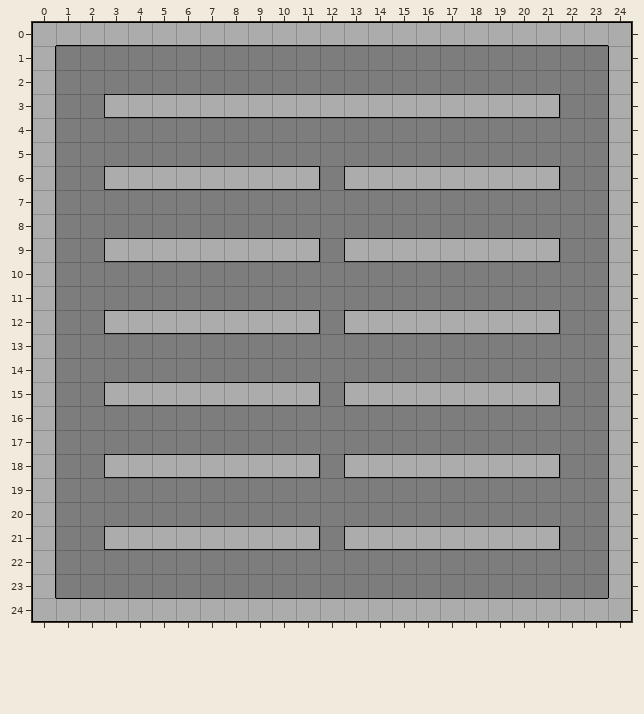
A Tiled map gets an edit: cocos/lvl1.tmx. Above: the version before the commit.
Cells are 32x32 px. Shown: x 0..24, y 0..24.
And afterwards:
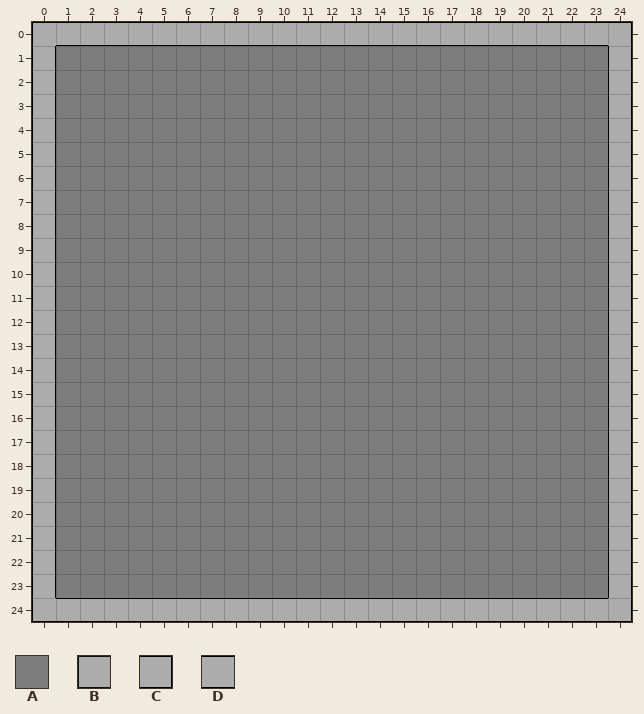
Key: from "spritesheet": A 0, B 6, C 7, D 8.
_ is an empty cell, . an unchanged one.
Change:
--- layer "1"
@@ x 3..21 @@
- 3 BDDDDDDDDDDDDDDDDDC
+ 3 AAAAAAAAAAAAAAAAAAA
@@ x 3..21 @@
- 6 BDDDDDDDC.BDDDDDDDC
+ 6 AAAAAAAAA.AAAAAAAAA
@@ x 3..21 @@
- 9 BDDDDDDDC.BDDDDDDDC
+ 9 AAAAAAAAA.AAAAAAAAA
@@ x 3..21 @@
-12 BDDDDDDDC.BDDDDDDDC
+12 AAAAAAAAA.AAAAAAAAA
@@ x 3..21 @@
-15 BDDDDDDDC.BDDDDDDDC
+15 AAAAAAAAA.AAAAAAAAA
@@ x 3..21 @@
-18 BDDDDDDDC.BDDDDDDDC
+18 AAAAAAAAA.AAAAAAAAA
@@ x 3..21 @@
-21 BDDDDDDDC.BDDDDDDDC
+21 AAAAAAAAA.AAAAAAAAA
